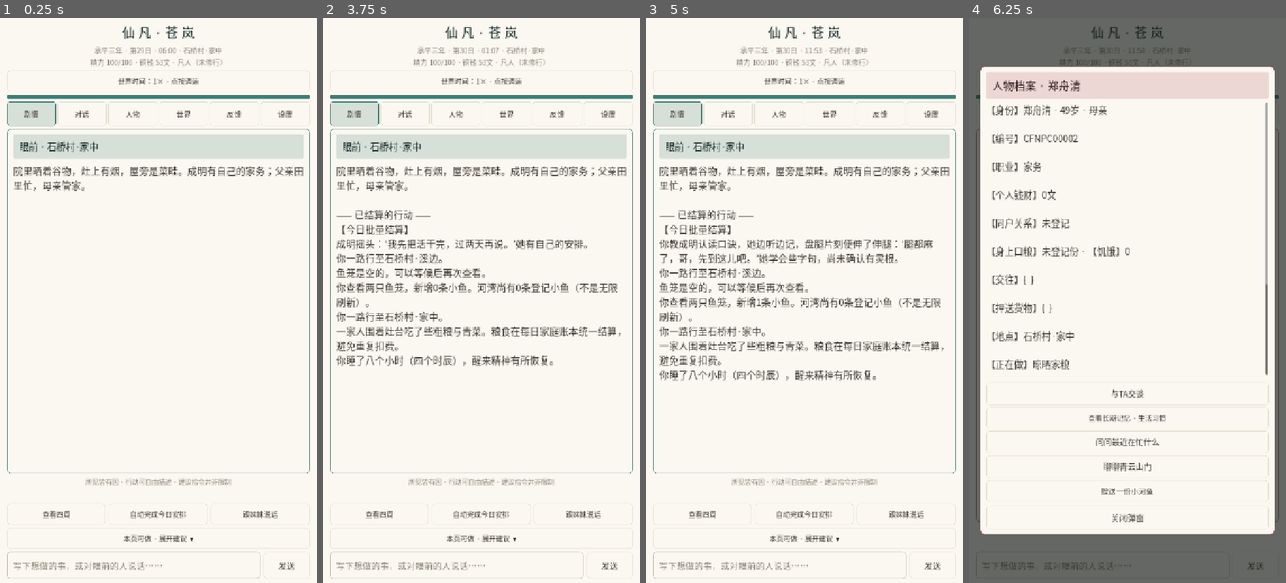
Above: before the commit, frames 1-4 (left to right).
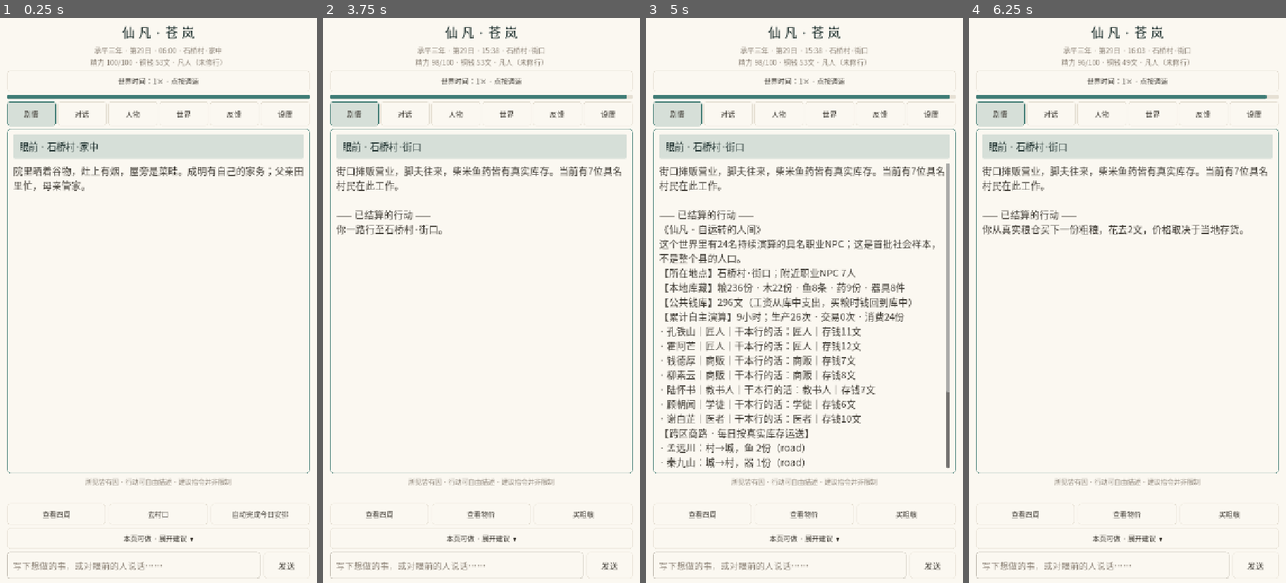
Above: after the commit, the same moments.

Repository: 160701541-cell/xinyanshuo
Game: Godot game, scene res://main.tscn
The game is run twice, just before and just after one commit, with the same random seed, the same clock (stepped at 60 frames per second) and the same inputs.
Inputs (mouse positions are in pixels of both pictures, inside the frame that each line leads up to):
- Up to frame 1 (0.25 s): no input
- Up to frame 2 (3.75 s): click (456, 566) at 0.52 s; type "12" at 0.6 s; click "剧情" at 1.25 s; click "查看四周" at 2 s; click "自动完成今日安排" at 2.75 s; click (481, 515) at 3.5 s, where only the run after the commit has a clickable "去村口"
- Up to frame 3 (5 s): click (804, 515) at 4.25 s, where only the run after the commit has a clickable "查看物价"
- Up to frame 4 (6.25 s): click (1228, 515) at 5 s, where only the run before the commit has a clickable "跟妹妹说话"; click (1228, 515) at 5.75 s, where only the run after the commit has a clickable "买粗粮"

The runs differ from the first frame. In frame 1, 0.3% of the frame differs, in the area x 41-92%, y 87-89%; in frame 2, 6.3%; in frame 3, 12%; in frame 4, 38%, in the area x 0-100%, y 0-100%.

Commit message:
feat(world): accessible village market and player-facing dialogue for independent named villagers

Diff:
--- a/projects/xianfan-living-world/android-text/scripts/world.gd
+++ b/projects/xianfan-living-world/android-text/scripts/world.gd
@@ -915,6 +915,8 @@
 
 func _free_visit(raw: String) -> String:
     var place := str(data["place"])
+    if raw.contains("村口") or raw.contains("街口") or raw.contains("村里的集市"):
+        return _act_core("去村口")
     if raw.contains("林") or raw.contains("山脚树林") or raw.contains("野地"):
         if place == "石桥村·家中": return _move("石桥村·林缘",24,4)
         if place == "石桥村·溪边": return _move("石桥村·林缘",22,4)
@@ -1156,13 +1158,18 @@
     if (t.contains("捡") or t.contains("拾") or t.contains("采") or t.contains("挖") or t.contains("砍")) and (t.contains("柴") or t.contains("枝") or t.contains("草") or t.contains("药") or t.contains("树") or t.contains("木")):
         return _free_collect(t)
     if t.contains("去") or t.contains("前往") or t.contains("走到") or t.contains("回村") or t.contains("回家"):
-        if t.contains("林") or t.contains("树林") or t.contains("森林") or t.contains("村外") or t.contains("溪") or t.contains("河边") or t.contains("青云") or t.contains("县城") or t.contains("临安") or t.contains("市集") or t.contains("回家") or t.contains("回村"):
+        if t.contains("林") or t.contains("树林") or t.contains("森林") or t.contains("村外") or t.contains("溪") or t.contains("河边") or t.contains("青云") or t.contains("县城") or t.contains("临安") or t.contains("市集") or t.contains("街口") or t.contains("村口") or t.contains("回家") or t.contains("回村"):
             return _free_visit(t)
     return ""
 
 func _act_core(action: String) -> String:
     match action:
         "查看四周": return look()
+        "去村口":
+            if data["place"]=="石桥村·街口": return "你已在石桥村街口；商贩和村民照常做自己的营生。"
+            if str(data["place"]).begins_with("石桥村"):
+                return _move("石桥村·街口",12 if data["place"]=="石桥村·家中" else 22,2)
+            return "须先返回石桥村才能到村口。"
         "向老道买书": return _buy_manual()
         "回石桥村":
             if data["place"] == "石桥村·家中": return "你已经在家。"
@@ -1303,13 +1310,21 @@
     var line := action.strip_edges()
     var dialogue := (line.contains("妹妹") or line.contains("成明") or line.contains("母亲") or line.contains("父亲") or line.contains("爹") or line.contains("娘")) and (line.contains("问") or line.contains("说") or line.contains("聊") or line.contains("吃饭了吗"))
     dialogue = dialogue or canonical.begins_with("问妹妹") or canonical.begins_with("问母亲") or canonical.begins_with("问父亲") or canonical=="跟妹妹说话"
+    var public_recipient: String=""
+    if line.contains("问") or line.contains("跟") or line.contains("对") or line.contains("聊"):
+        for other in data["npc"]:
+            if str(other) in ["孙成明","钱然泽","郑舟清"]: continue
+            if line.contains(str(other)):
+                dialogue=true
+                public_recipient=str(other)
+                break
     var is_rejected := result.begins_with("暂不支持")
     if is_rejected:
         _record_feedback(line, result, "UNSUPPORTED_ACTION")
         last_channel="反馈"
         last_target=""
     elif dialogue:
-        var who := "孙成明"
+        var who := public_recipient if not public_recipient.is_empty() else "孙成明"
         if line.contains("母亲") or line.contains("娘"): who="郑舟清"
         elif line.contains("父亲") or line.contains("爹"): who="钱然泽"
         last_channel="对话"
@@ -1331,9 +1346,11 @@
 func look() -> String:
     match data["place"]:
         "临安县城·旧书铺": return "城里旧书铺并没有可靠修仙法门。屋檐下的游方老道还坐着，面前放着一本泛黄小册。"
-        "临安县城·东市": return "东市里菜肉摊正收河鱼与青菜。官道在东门外，青云山道从北门蜿蜒而上。"
+        "临安县城·东市": return "县城东市商贾云集，脚夫按时送来真实入账的货物；市场价格随库存变化。"
         "青云山门·山门外": return "高石阶旁立着宗门的测灵碑。凡人走到这里不容易；执事让排队，30文测灵费须在能够真正测试时缴纳。"
         "石桥村·家中": return "院里晒着谷物，灶上有烟，屋旁是菜畦。成明有自己的家务；父亲田里忙，母亲管家。"
+        "石桥村·街口":
+            return "街口摊贩营业，脚夫往来，柴米鱼药皆有真实库存。当前有%d位具名村民在此工作。" % society_nearby().size()
         "石桥村·溪边": return "浅溪旁芦苇成片。第一只鱼笼还在水里，已登记的河鱼并非取之不尽。"
         "石桥村·林缘": return "村外林缘落枝散乱，偶尔能找到车前草。往深处是村社林木，不得随意伐树。"
     return "远处田野与山路相接，世界仍有人各自谋生。"
@@ -1341,11 +1358,12 @@
 func actions_for_place() -> Array[String]:
     match data["place"]:
         "临安县城·旧书铺": return ["查看四周", "向老道买书", "回石桥村", "去东市", "查看修炼结论"]
-        "临安县城·东市": return ["查看四周", "沿山道北上", "山脚脚店投宿", "出售小河鱼", "出售青菜", "回旧书铺", "回石桥村"]
+        "临安县城·东市": return ["查看四周", "查看物价", "买粗粮", "卖鱼", "做零工", "沿山道北上", "山脚脚店投宿", "出售小河鱼", "出售青菜", "回旧书铺", "回石桥村"]
+        "石桥村·街口": return ["查看四周","查看物价","买粗粮","卖鱼","做零工","回家","去溪边"]
         "石桥村·溪边": return ["查看四周", "查看鱼笼", "钓鱼", "取鱼笼里的鱼", "去林缘", "回家"]
         "石桥村·林缘": return ["查看四周", "捡枯枝", "采车前草", "去溪边", "回家"]
         "青云山门·山门外": return ["查看四周", "申请测灵根", "山脚脚店投宿", "查看修炼结论"]
-        _: return ["查看四周", "自动完成今日安排", "跟妹妹说话", "教妹妹修炼", "读引气初篇", "静坐修炼", "连续修炼一天", "连续修炼十日", "查看修炼结论", "吃饭休息", "睡觉", "播种青菜", "收获青菜", "组装鱼竿", "去溪边", "出发去青云", "去东市"]
+        _: return ["查看四周", "去村口", "自动完成今日安排", "跟妹妹说话", "教妹妹修炼", "读引气初篇", "静坐修炼", "连续修炼一天", "连续修炼十日", "查看修炼结论", "吃饭休息", "睡觉", "播种青菜", "收获青菜", "组装鱼竿", "去溪边", "出发去青云", "去东市"]
 
 func status() -> String:
     var lines: Array[String] = []
